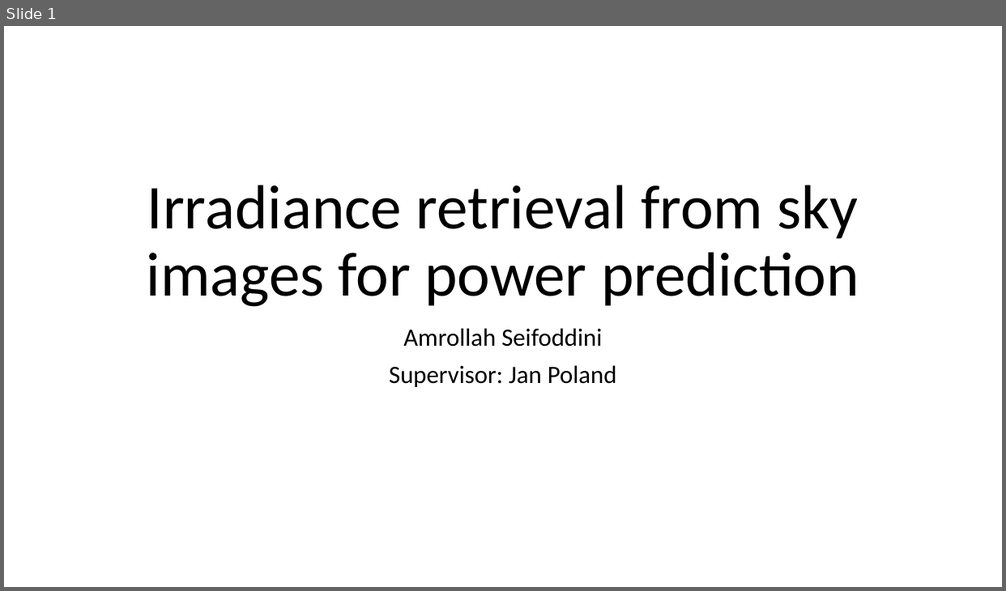
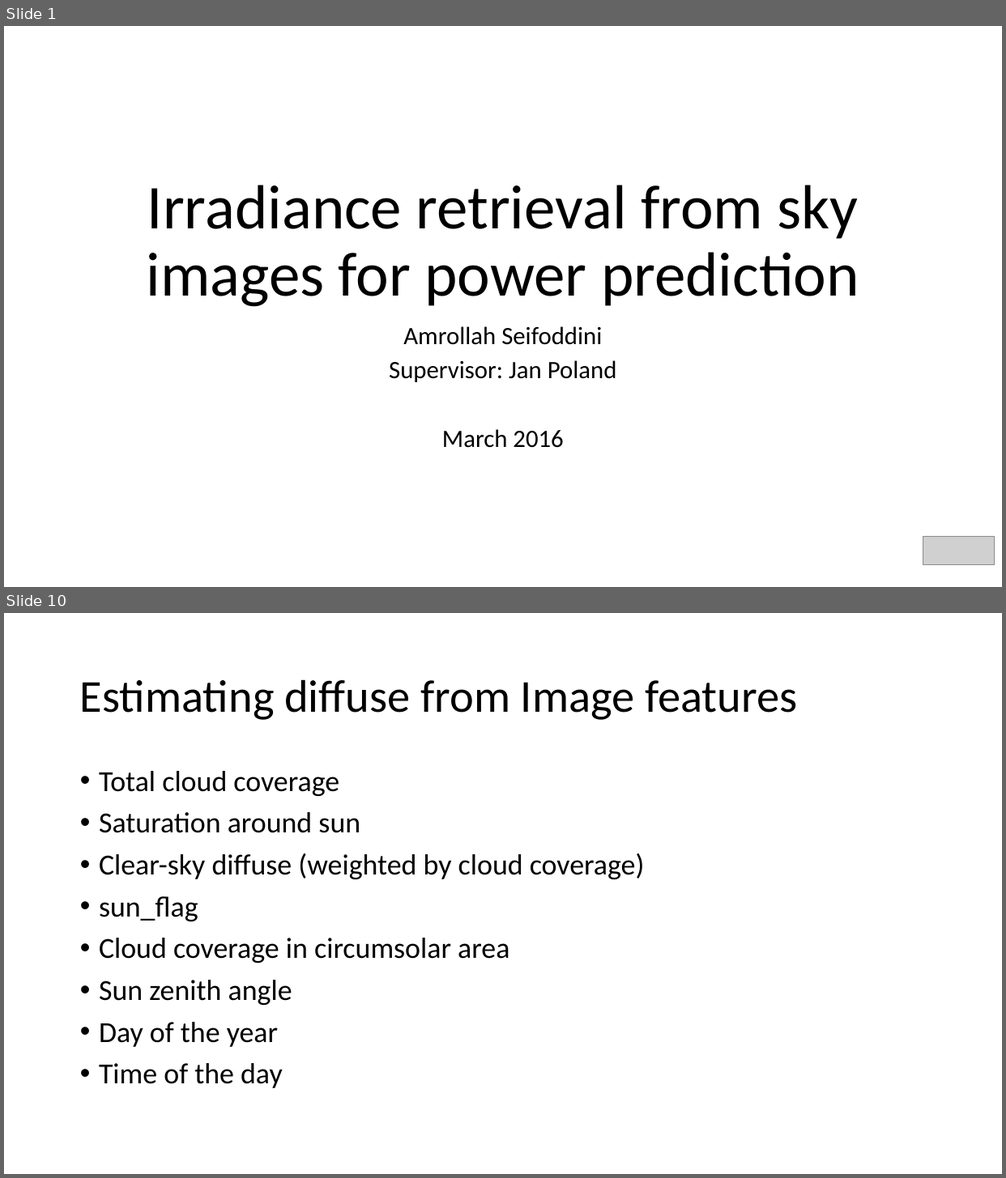
Before and after one commit to amrollah/ms_proj, a slide deck: docs/Amri_presentation.pptx. Shown one above the other, each under a label of ours: slide 1 before the commit, slides 1 and 10 after it; the slides between them are not shown. The pictures are 1006x591 and 1006x1178 pixels, drawn with LibreOffice and Linux fonts; fonts in the diff are those of the drawing; grey boxes stand for pictures. Boxes give left, top, right and bottom in pixels: in the first picture for what was removed or moved away, otherwise in the second. Text is boxed around its words. In the diff, an @@ line names an element or a change of style, - is before the commit and + after.

```diff
--- a/docs/Amri_presentation.pptx
+++ b/docs/Amri_presentation.pptx
@@ slide 10 added at <box>4,613,1002,1174</box>, background #FFFFFF @@
@@ title added at <box>80,679,797,720</box>, 44 pt, text #000000 @@
+Estimating diffuse from Image features
@@ text added at <box>99,771,645,1088</box>, 28 pt, text #000000 @@
+• Total cloud coverage
+• Saturation around sun
+• Clear-sky diffuse (weighted by cloud coverage)
+• sun_flag
+• Cloud coverage in circumsolar area
+• Sun zenith angle
+• Day of the year
+• Time of the day
@@ slide 1 changed as well @@
@@ subtitle at <box>389,327,617,382</box>: line spacing 0.9 to 0.8 @@
@@ subtitle at <box>442,429,563,448</box>: paragraph added @@
+March 2016
@@ picture added at <box>923,536,995,565</box> @@
```
Also in this commit, not shown: 11 other slides added, 6 other files.
